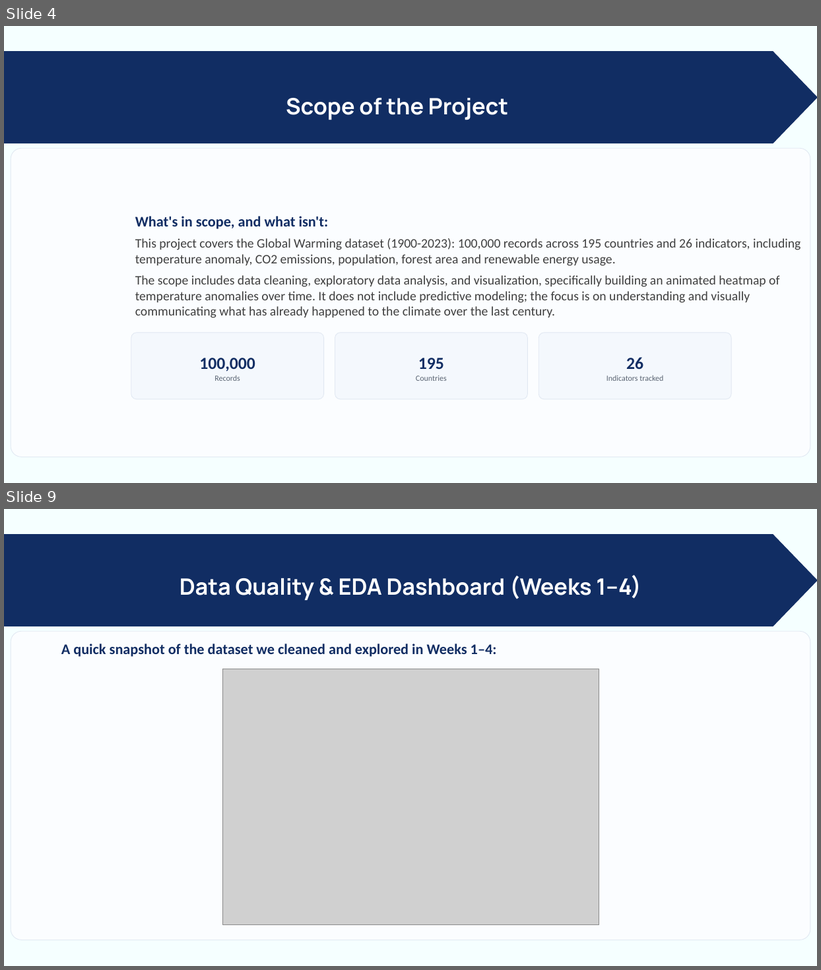
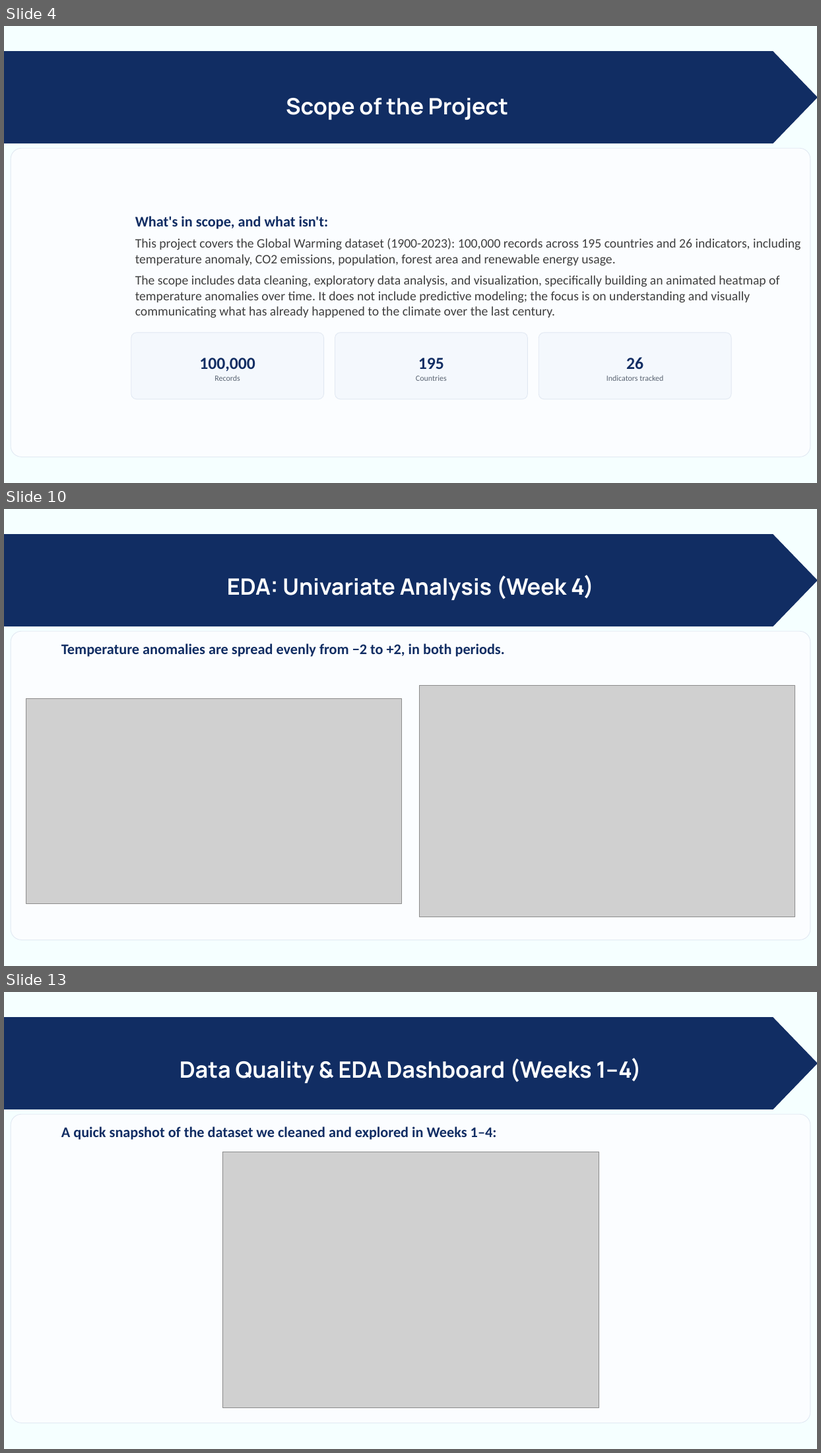
Before and after one commit to vanadhi-re/24ADI204_DSV_Team-17, a slide deck: Week 5/24ADI204-Midreview.pptx. Shown one above the other, each under a label of ours: slides 4 and 9 before the commit, slides 4, 10 and 13 after it; the slides between them are not shown. The pictures are 821x970 and 821x1453 pixels, drawn with LibreOffice and Linux fonts; fonts in the diff are those of the drawing; grey boxes stand for pictures. Boxes give left, top, right and bottom in pixels: in the first picture for what was removed or moved away, otherwise in the second. Text is boxed around its words. In the diff, an @@ line names an element or a change of style, - is before the commit and + after.

```diff
--- a/Week 5/24ADI204-Midreview.pptx
+++ b/Week 5/24ADI204-Midreview.pptx
@@ slide 10 added at (4,509,817,966), background #F5FFFF @@
@@ freeform shape added at (4,535,817,626), fill #112D63, outline #112D63 1.5 pt @@
@@ text added at (227,575,594,601), 40 pt, text #FFFFFF, bold @@
+EDA: Univariate Analysis (Week 4)
@@ rounded rectangle added at (11,631,811,941), fill #FBFDFF, outline #E1E8F2 1 pt @@
@@ text added at (61,644,505,657), 26 pt, text #112D63, bold @@
+Temperature anomalies are spread evenly from −2 to +2, in both periods.
@@ picture added at (420,685,795,917) @@
@@ picture added at (26,698,401,904) @@
@@ what was slide 9 is now slide 13 @@
```
Also in this commit, not shown: 9 slides changed, 3 other slides added, 2 other files.
